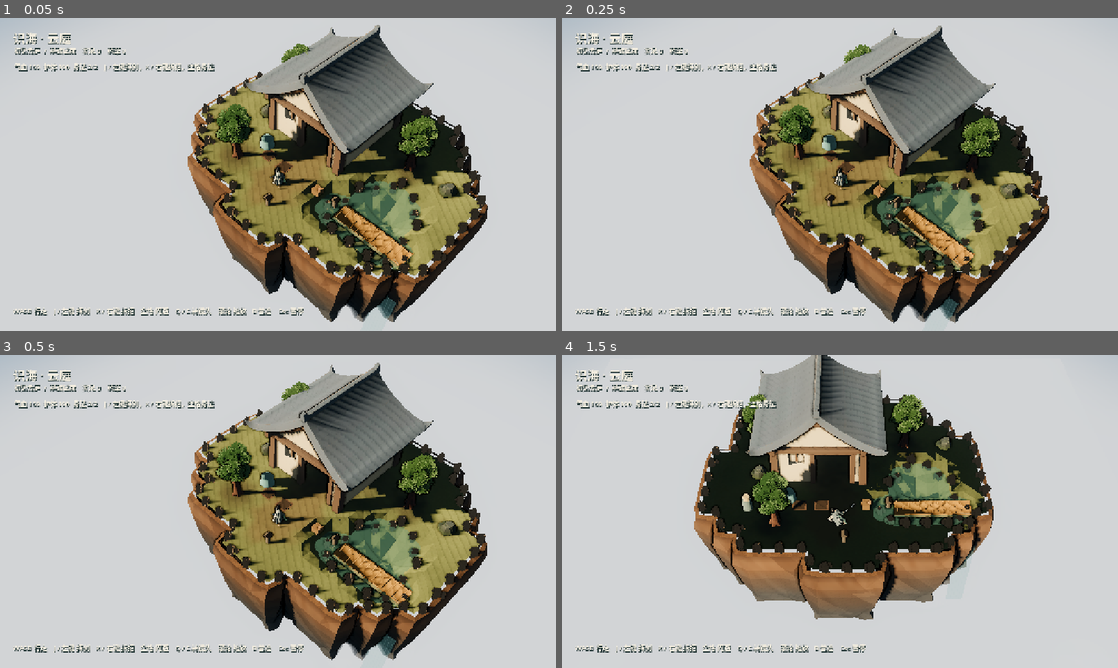
Above: before the commit, frames 1-4 (two rows, left to right).
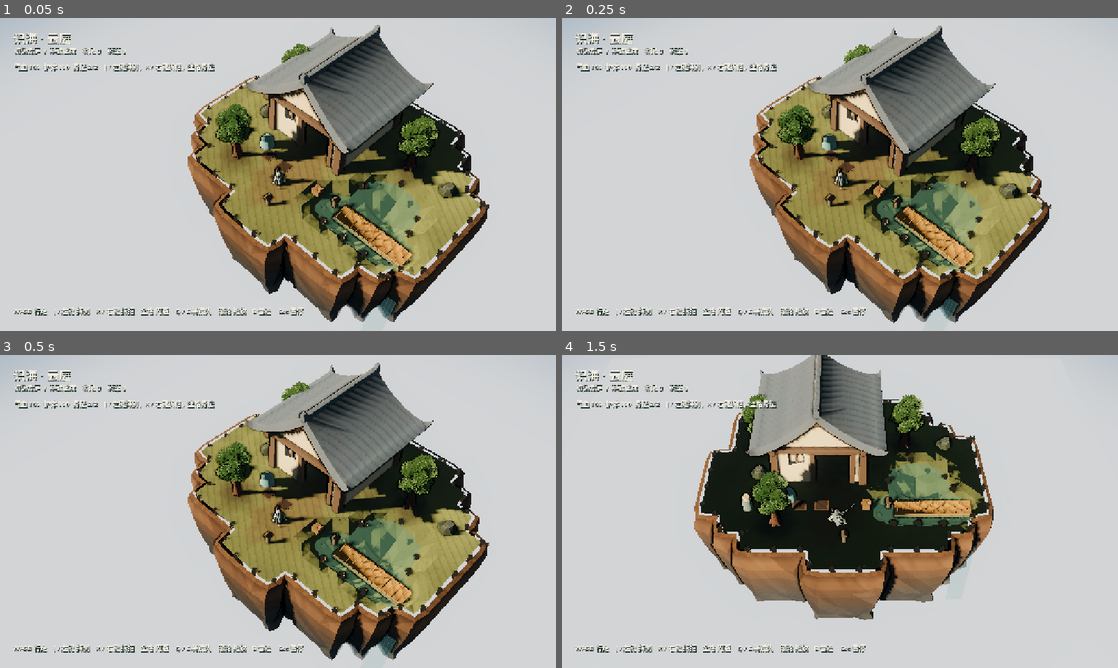
Above: after the commit, the same moments.

Repository: YI1219/Idle_and_incremental_game
Game: Godot game, scene res://scenes/play.tscn
The game is run twice, just before and just after one commit, with the same random seed, the same clock (stepped at 60 frames per second) and the same inputs.
Inputs (mouse positions are in pixels of both pictures, inside the frame that each line leads up to):
- Up to frame 1 (0.05 s): no input
- Up to frame 2 (0.25 s): no input
- Up to frame 3 (0.5 s): no input
- Up to frame 4 (1.5 s): tap Enter at 0.5 s; move the mouse to (962, 495) at 0.52 s; hold D (move_right) 0.53-1.25 s; hold Q (camera_left) 0.53-1.25 s; click (962, 495) at 0.67 s; tap Space at 0.77 s; drag from (728, 527) to (812, 574) at 1.27 s

The runs differ from the first frame. In frame 1, 3.4% of the frame differs, in the area x 35-88%, y 17-85%; in frame 2, 3.4%; in frame 3, 3.4%; in frame 4, 2.0%.

Commit message:
Restore tuft density and shrink rim stones to shoulder scale.
The pow density field collapsed to zero tufts on the playable
seed. Use a squared clump field that still places grass, and
cut sitting kit rocks to ~0.2-0.4 m so they do not read as a
graveyard from the play camera.

Co-authored-by: YI <YI1219@users.noreply.github.com>

Diff:
--- a/scripts/world/island_heightfield.gd
+++ b/scripts/world/island_heightfield.gd
@@ -485,9 +485,9 @@
 func _density_at(world: Vector2) -> float:
 	var wave := 0.5 + 0.5 * sin(world.x * 0.42 + float(field.seed) * 0.11) * sin(world.y * 0.35 - float(field.seed) * 0.07)
 	var nse := Heightfield._hash2(world.x * 0.19 + float(field.seed), world.y * 0.17)
-	var field_v := wave * 0.72 + nse.x * 0.28
-	# Strong empty-vs-clump contrast: some patches stay almost bare.
-	return clampf(pow(field_v, 1.35) * 0.82, 0.03, 0.80)
+	var field_v := wave * 0.70 + nse.x * 0.30
+	# Clumps vs gaps without collapsing to zero on the playable seed.
+	return clampf(0.10 + 0.58 * field_v * field_v, 0.08, 0.72)
 
 
 func _scatter_dressing() -> void:
@@ -511,7 +511,7 @@
 			var play := field.play_cell_of_hf(cx, cz)
 			if skip_top.has(play) or _blocked.has(play) or water_cells.has(Vector2i(cx, cz)):
 				continue
-			if field.sample_inland(Vector3(field.vertex_world(cx, cz).x, 0.0, field.vertex_world(cx, cz).y)) < 0.28:
+			if field.sample_inland(Vector3(field.vertex_world(cx, cz).x, 0.0, field.vertex_world(cx, cz).y)) < 0.18:
 				continue
 			var origin := field.vertex_world(cx, cz)
 			var density := _density_at(origin)
@@ -541,7 +541,9 @@
 	_fill_mm(_flower_mm, flowers)
 	var rocks := _scatter_rim_rocks(water_cells)
 	_hang_roots()
-	print("dress tufts=%d pebbles=%d flowers=%d rim_rocks=%d" % [tufts.size(), pebbles.size(), flowers.size(), rocks])
+	print("dress tufts=%d pebbles=%d flowers=%d rim_rocks=%d" % [
+		tufts.size(), pebbles.size(), flowers.size(), rocks
+	])
 
 
 func _scatter_rim_rocks(_water_cells: Dictionary) -> int:
@@ -590,8 +592,8 @@
 					var u := t / maxf(seg, 0.001)
 					var p := a.lerp(b, u)
 					var nse := Heightfield._hash2(p.x * 1.9 + float(field.seed), p.y * 1.7)
-					next_s += 0.88 + nse.x * 0.16
-					if nse.y < 0.24:
+					next_s += 1.05 + nse.x * 0.20
+					if nse.y < 0.34:
 						acc += t
 						t += 0.20
 						continue
@@ -603,8 +605,8 @@
 					var piece: Dictionary = RockKit.piece(name)
 					var src_h := maxf(float(piece.get("height", 0.35)), 0.15)
 					var src_w := maxf(float(piece.get("width", 0.40)), 0.15)
-					var unit_h := 0.38 / src_h
-					var unit_w := 0.46 / src_w
+					var unit_h := 0.22 / src_h
+					var unit_w := 0.30 / src_w
 					var h := field.sample_height(Vector3(p.x, 0.0, p.y))
 					var yaw := nse.x * TAU
 					var tilt := (nse.y - 0.5) * 0.08
@@ -644,7 +646,6 @@
 	var node := _make_mm("Kit_%s" % p_name, _sitting_mesh(piece["mesh"]), mat)
 	node.cast_shadow = GeometryInstance3D.SHADOW_CASTING_SETTING_ON
 	_kit_mms[p_name] = node
-	print("rim kit %s h=%.2f w=%.2f" % [p_name, float(piece.get("height", 0.0)), float(piece.get("width", 0.0))])
 	return node
 
 
